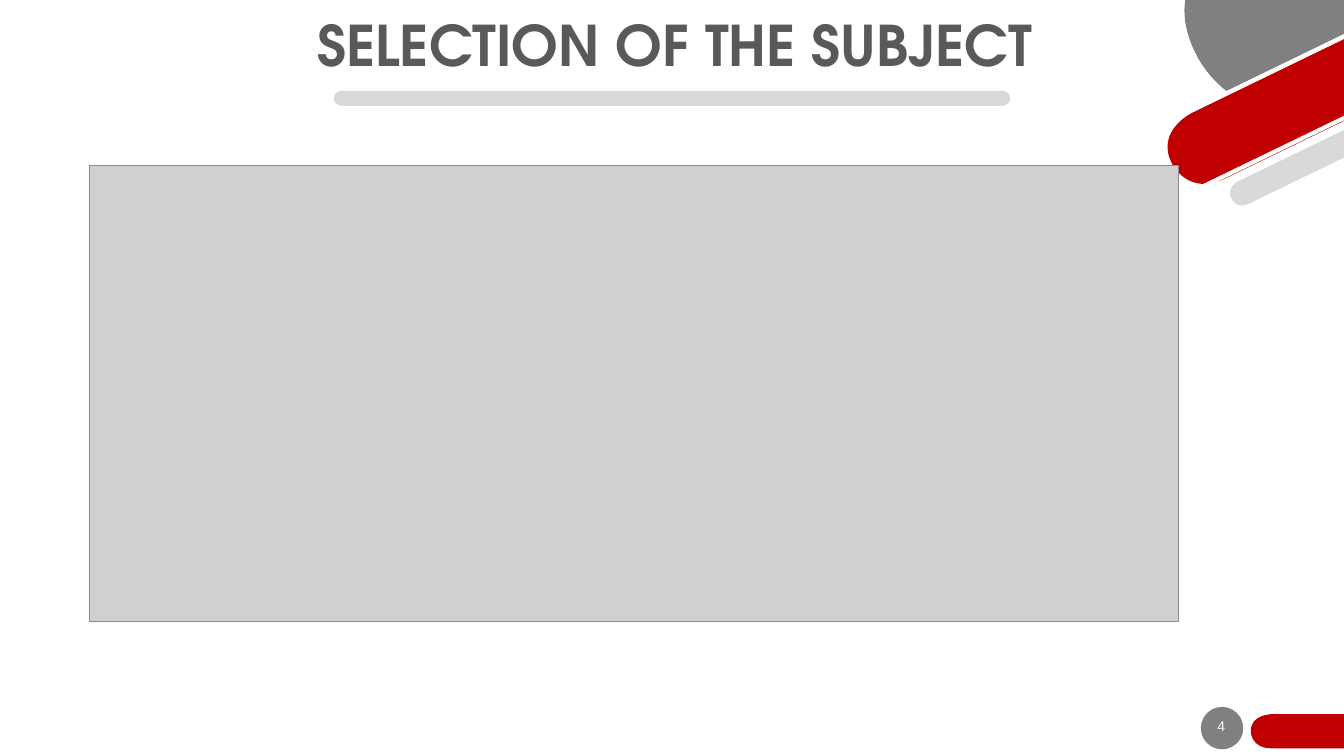
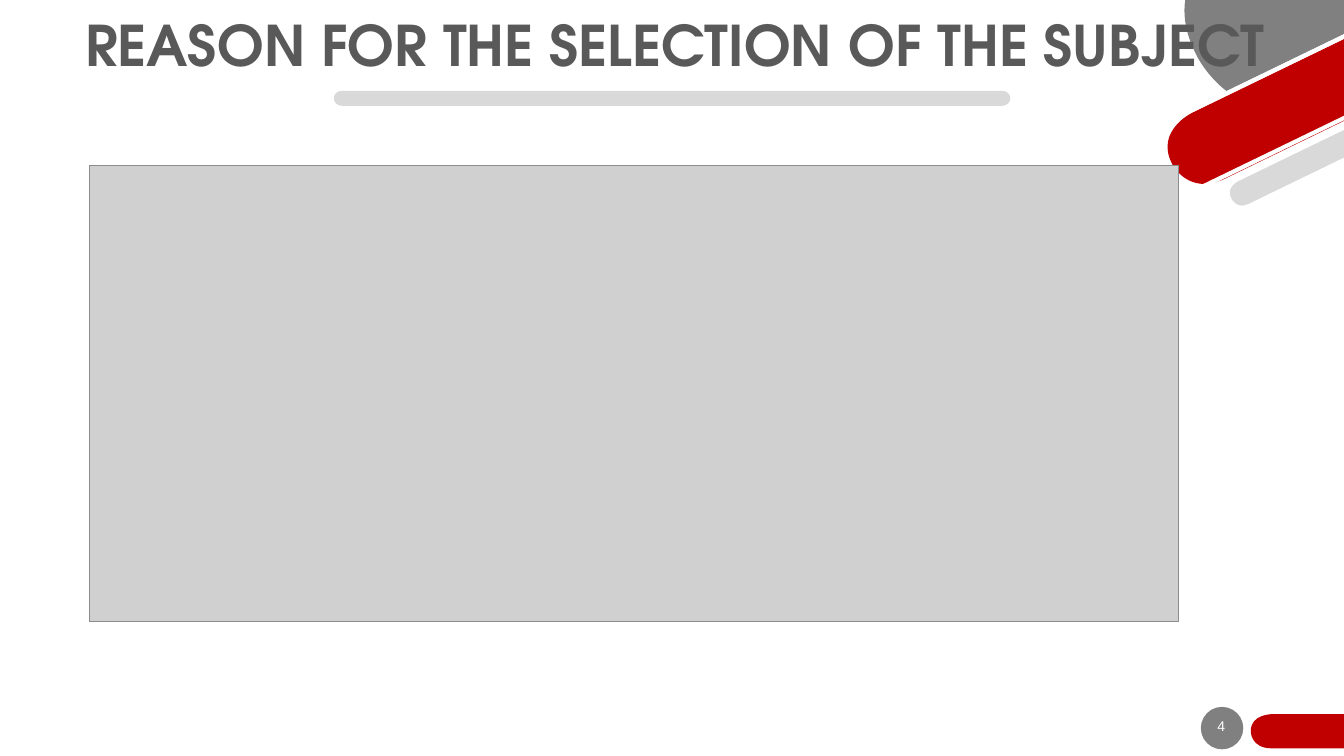
Before and after one commit to Brauliorg23/Sistema-de-control-ambiental, a slide deck: slide 4 of base datos/TEMPLATE 2021.pptx. Drawn at 1344x756 pixels with LibreOffice and Linux fonts; fonts in the diff are those of the drawing; grey boxes stand for pictures; background and template pictures are left out. Boxes give left, top, right and bottom in pixels: in the first picture for what was removed or moved away, otherwise in the second. Text is boxed around its words. In the diff, an @@ line names an element or a change of style, - is before the commit and + after.

```diff
--- a/base datos/TEMPLATE 2021.pptx
+++ b/base datos/TEMPLATE 2021.pptx
@@ title at [85, 5, 1264, 89]: text changed @@
-SELECTION OF THE SUBJECT
+REASON FOR THE SELECTION OF THE SUBJECT
```
Also in this commit, not shown: 3 slides added, 11 other files.
